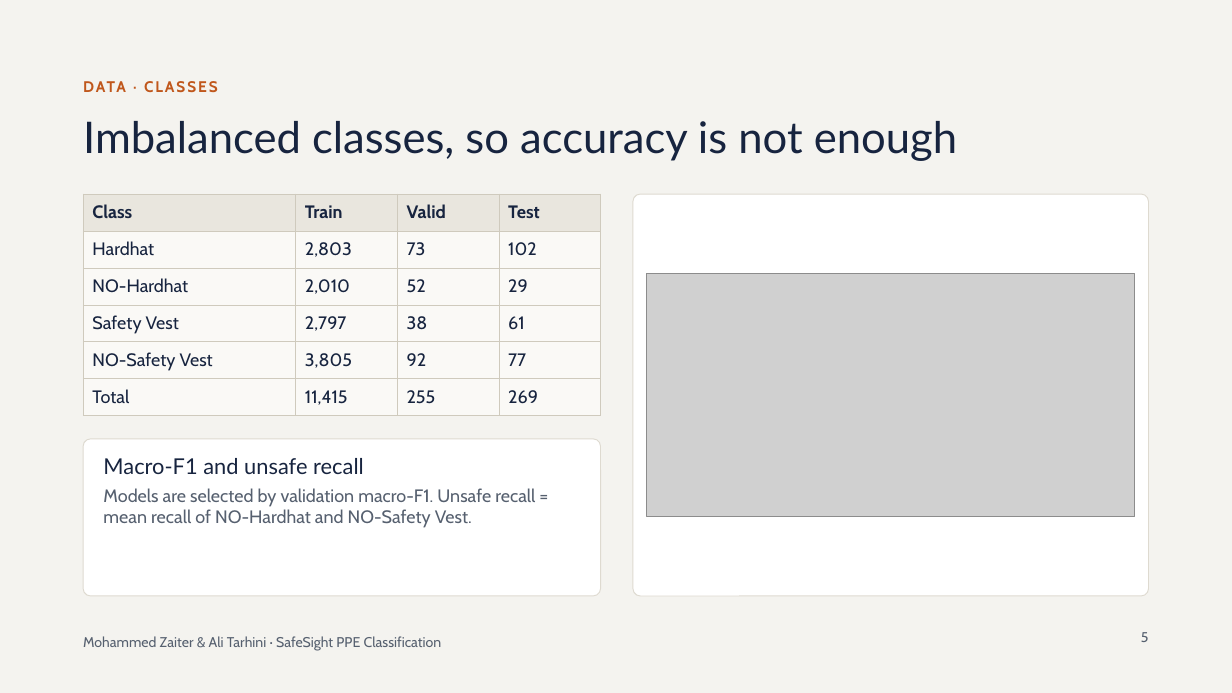
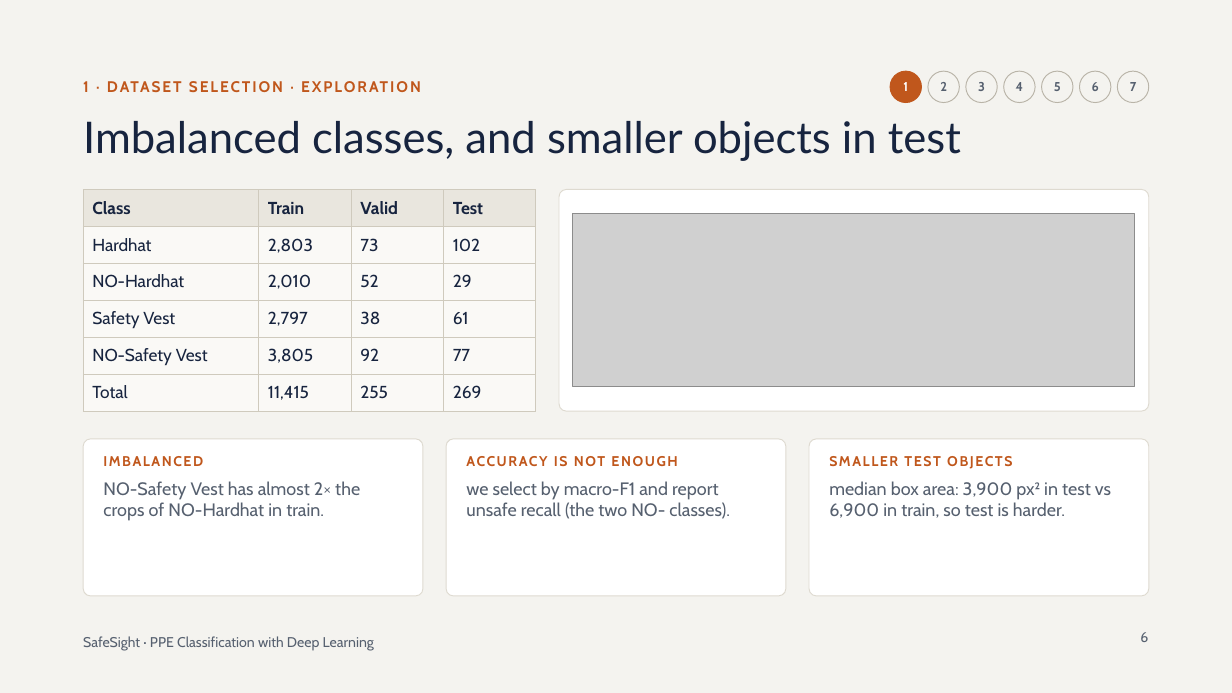
Before and after one commit to MohammedZaiter/Neural-Networks-and-Deep-Learning, a slide deck: slide 6 of Presentation/SafeSight_PPE_Deep_Learning.pptx (slide 5 before the commit). Drawn at 1232x693 pixels with LibreOffice and Linux fonts; fonts in the diff are those of the drawing; grey boxes stand for pictures. Boxes give left, top, right and bottom in pixels: in the first picture for what was removed or moved away, otherwise in the second. Text is boxed around its words. In the diff, an @@ line names an element or a change of style, - is before the commit and + after.

```diff
--- a/Presentation/SafeSight_PPE_Deep_Learning.pptx
+++ b/Presentation/SafeSight_PPE_Deep_Learning.pptx
@@ text at [83,81,89,92]: text changed @@
-DATA · CLASSES
+1 · DATASET SELECTION · EXPLORATION
@@ ellipse added at [890,71,921,103], fill #C0571C, outline #C0571C 0.75 pt @@
@@ text added at [903,82,908,91], 10 pt, text #FFFFFF, bold @@
+1
@@ ellipse added at [928,71,959,103], fill #F4F3EF, outline #B9B4A8 0.75 pt @@
@@ text added at [940,82,947,91], 10 pt, text #56606F, bold @@
+2
@@ ellipse added at [966,71,997,103], fill #F4F3EF, outline #B9B4A8 0.75 pt @@
@@ text added at [978,82,985,91], 10 pt, text #56606F, bold @@
+3
@@ ellipse added at [1004,71,1035,103], fill #F4F3EF, outline #B9B4A8 0.75 pt @@
@@ text added at [1016,82,1023,91], 10 pt, text #56606F, bold @@
+4
@@ text "5": place and size @@
-text "5" at [1141,632,1149,642]
+text "5" at [1054,82,1061,91]
@@ text "5" at [1054,82,1061,91]: size 11 to 10 pt, bold on; alignment right to centre; vertical alignment top to middle @@
@@ ellipse added at [1042,71,1073,103], fill #F4F3EF, outline #B9B4A8 0.75 pt @@
@@ ellipse added at [1080,71,1111,103], fill #F4F3EF, outline #B9B4A8 0.75 pt @@
@@ text added at [1092,82,1099,91], 10 pt, text #56606F, bold @@
+6
@@ ellipse added at [1117,71,1149,103], fill #F4F3EF, outline #B9B4A8 0.75 pt @@
@@ text added at [1130,82,1137,91], 10 pt, text #56606F, bold @@
+7
@@ title at [83,121,961,161]: text changed @@
-Imbalanced classes, so accuracy is not enough
+Imbalanced classes, and smaller objects in test
@@ table at [83,189,536,404] @@
@@ size 14 to 13.5 pt @@
@@ table: place and size @@
-table at [83,194,601,409]
+table at [83,189,536,404]
@@ rounded rectangle: place and size @@
-rounded rectangle at [633,194,1149,596]
+rounded rectangle at [559,189,1149,411]
@@ rounded rectangle at [559,189,1149,411]: proportions changed @@
@@ picture added at [573,213,1135,386] @@
@@ picture removed at [647,274,1135,518] @@
@@ rounded rectangle: place and size @@
-rounded rectangle at [83,439,601,596]
+rounded rectangle at [83,439,423,596]
@@ rounded rectangle added at [446,439,787,596], fill #FFFFFF, outline #DEDAD0 0.75 pt @@
@@ rounded rectangle added at [810,439,1150,596], fill #FFFFFF, outline #DEDAD0 0.75 pt @@
@@ text removed at [103,458,535,528] @@
-Macro-F1 and unsafe recall
-Models are selected by validation macro-F1. Unsafe recall = mean recall of NO-Hardhat and NO-Safety Vest.
@@ text added at [103,456,360,521], 14 pt, text #56606F @@
+IMBALANCED
+NO-Safety Vest has almost 2× the crops of NO-Hardhat in train.
@@ text added at [829,456,1111,518], 14 pt, text #56606F @@
+SMALLER TEST OBJECTS
+median box area: 3,900 px² in test vs 6,900 in train, so test is harder.
@@ text added at [466,481,730,519], 14 pt, text #56606F @@
+ACCURACY IS NOT ENOUGH
+we select by macro-F1 and report unsafe recall (the two NO- classes).
@@ text at [83,636,374,651]: text changed @@
-Mohammed Zaiter & Ali Tarhini · SafeSight PPE Classification
+SafeSight · PPE Classification with Deep Learning
```
Also in this commit, not shown: 22 other slides changed, 10 slides added.
